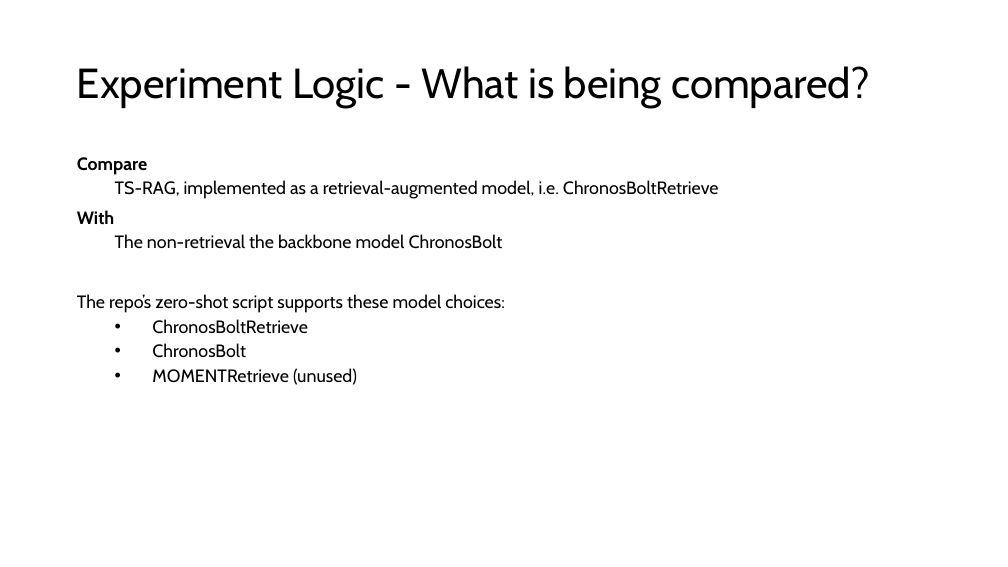
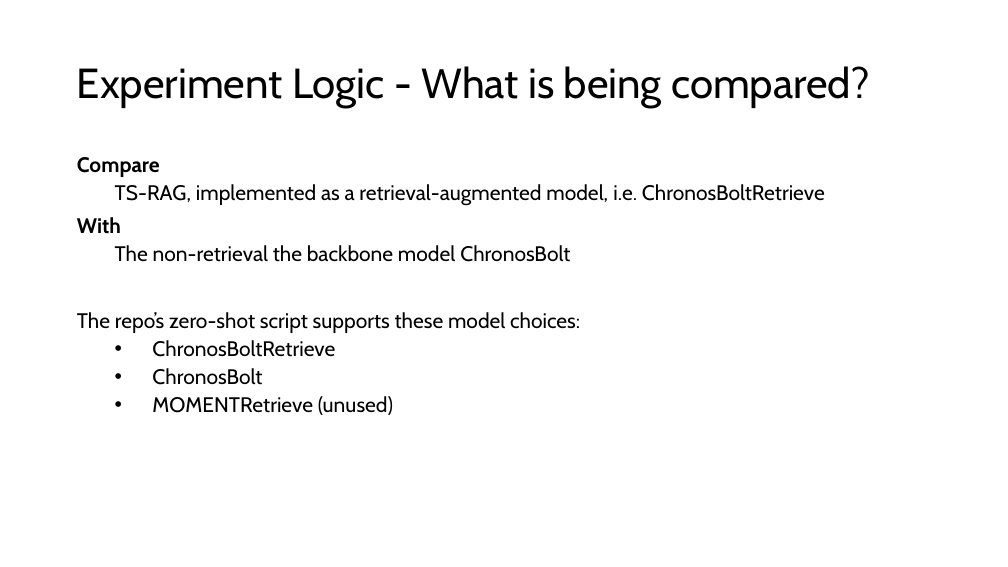
Before and after one commit to ZGRochelleDev/intelligent-systems-code-Review, a slide deck: slide 7 of deliverables/code-review-presentation.pptx. Drawn at 1008x567 pixels with LibreOffice and Linux fonts; fonts in the diff are those of the drawing. Boxes give left, top, right and bottom in pixels: in the first picture for what was removed or moved away, otherwise in the second. Text is boxed around its words. In the diff, an @@ line names an element or a change of style, - is before the commit and + after.

Commit message:
ppt updates

```diff
--- a/deliverables/code-review-presentation.pptx
+++ b/deliverables/code-review-presentation.pptx
@@ text "Compare" at bbox=[77, 157, 825, 415]: size 17 to 20 pt @@
```
Also in this commit, not shown: 1 other slide changed.
